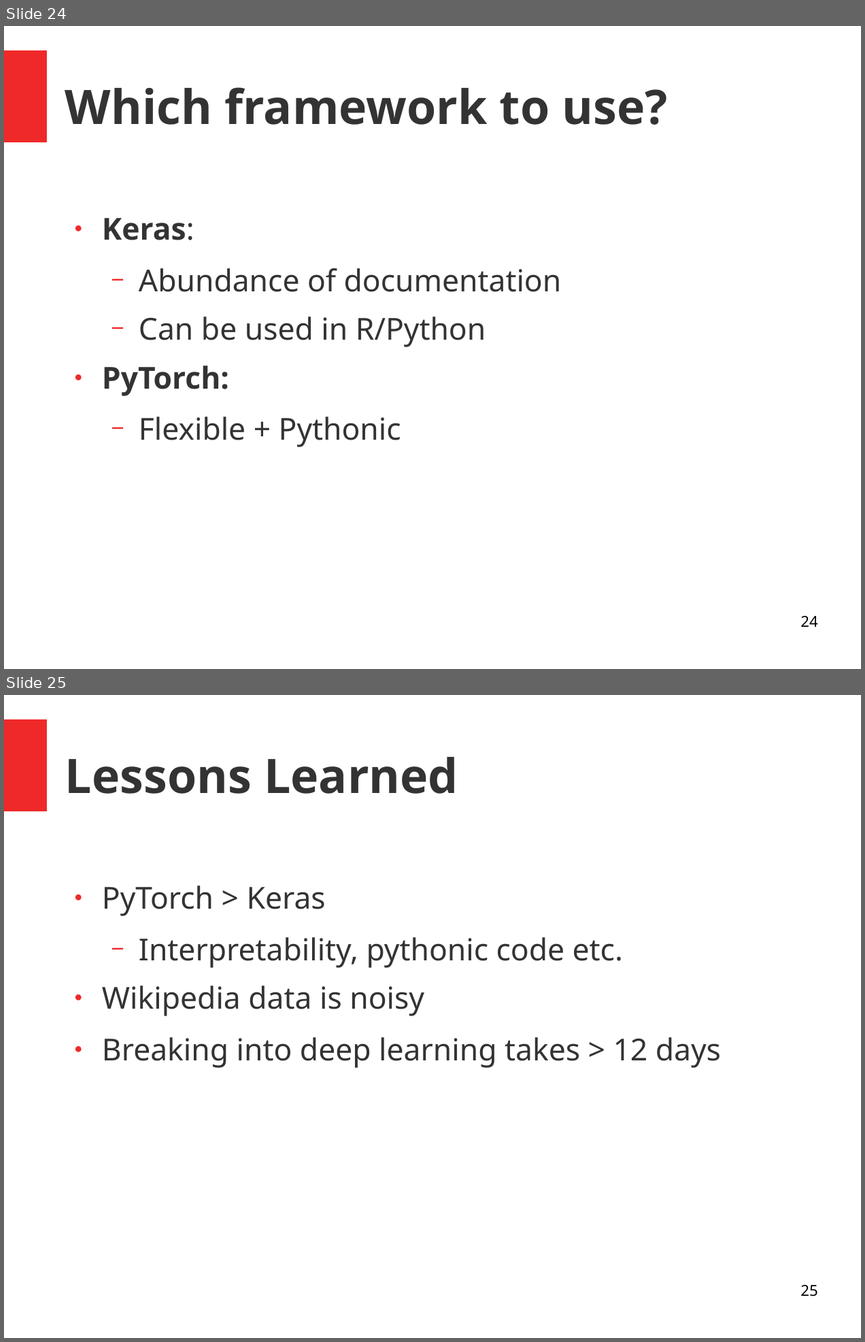
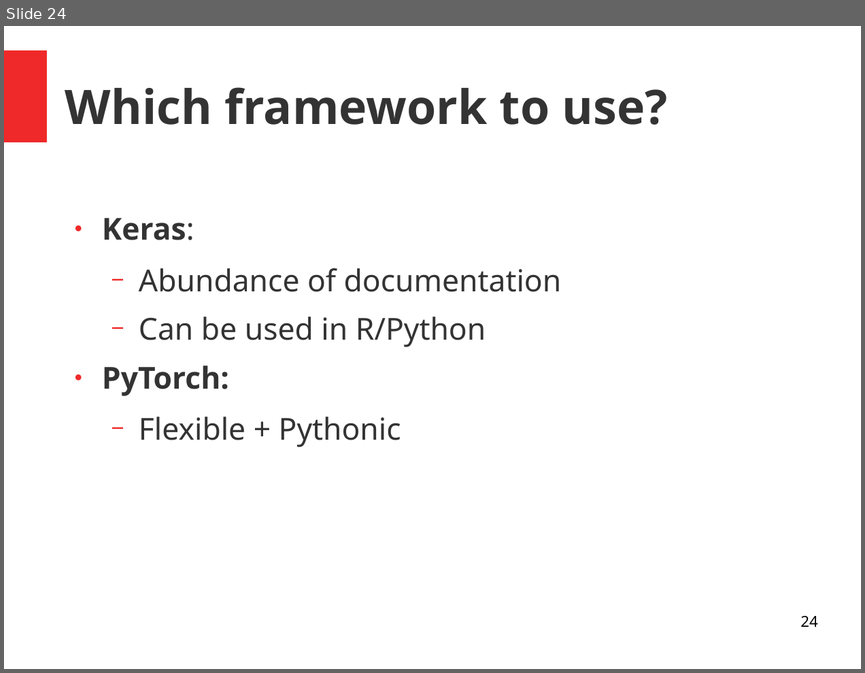
Before and after one commit to JasperHG90/Phonorm, a slide deck: docs/phonorm.odp. Shown one above the other, each under a label of ours: slides 24 and 25 before the commit, slide 24 after it. The pictures are 865x1342 and 865x673 pixels, drawn with LibreOffice and Linux fonts; fonts in the diff are those of the drawing. Boxes give left, top, right and bottom in pixels: in the first picture for what was removed or moved away, otherwise in the second. Text is boxed around its words. In the diff, an @@ line names an element or a change of style, - is before the commit and + after.

```diff
--- a/docs/phonorm.odp
+++ b/docs/phonorm.odp
@@ slide 25 removed at (4,695,861,1338), background #FFFFFF; not listed: 1 template element that a slide beside it also shows @@
@@ title removed at (65,757,458,794) @@
-Lessons Learned
@@ text removed at (102,885,721,1068) @@
-● PyTorch > Keras
-  − Interpretability, pythonic code etc.
-● Wikipedia data is noisy
-● Breaking into deep learning takes > 12 days
@@ page number removed at (800,1285,817,1296) @@
-25
```
Also in this commit, not shown: 7 slides changed, 3 slides added, 3 other slides removed, 1 other file.
